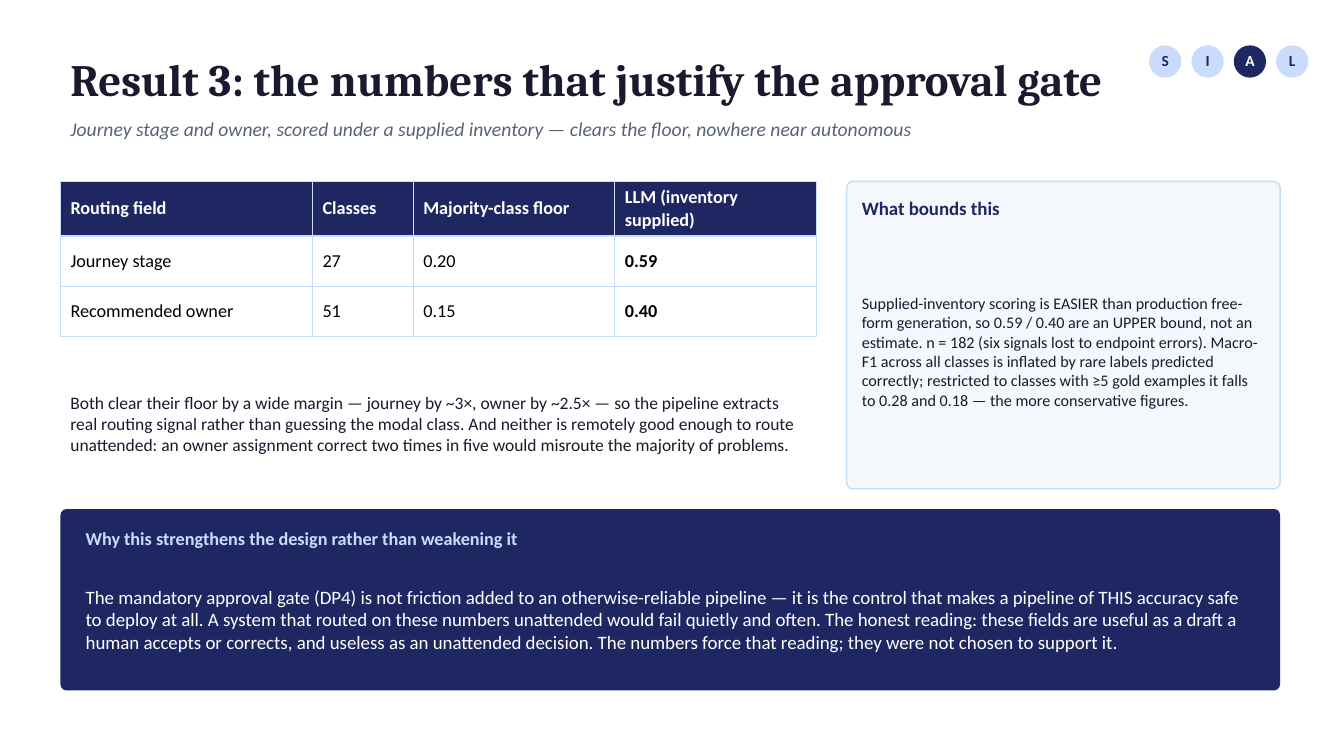
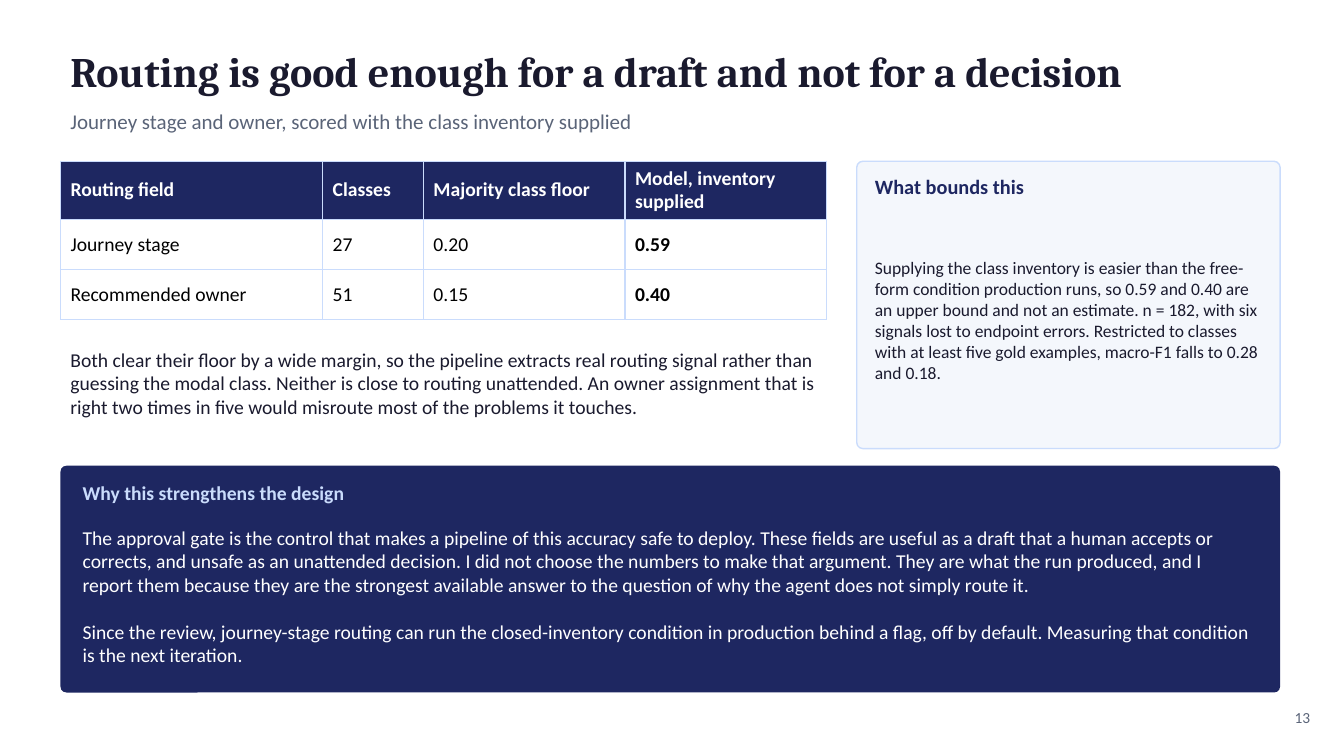
Before and after one commit to fogu13/CLARA, a slide deck: slide 13 of thesis/defense/defense_deck.pptx (slide 15 before the commit). Drawn at 1344x756 pixels with LibreOffice and Linux fonts; fonts in the diff are those of the drawing. Boxes give left, top, right and bottom in pixels: in the first picture for what was removed or moved away, otherwise in the second. Text is boxed around its words. In the diff, an @@ line names an element or a change of style, - is before the commit and + after.

```diff
--- a/thesis/defense/defense_deck.pptx
+++ b/thesis/defense/defense_deck.pptx
@@ text added at [70, 57, 1121, 97], 30 pt, text #1A1A2E, bold @@
+Routing is good enough for a draft and not for a decision
@@ ellipse removed at [1149, 45, 1182, 78] @@
@@ text removed at [1162, 56, 1169, 66] @@
-S
@@ ellipse removed at [1192, 45, 1224, 78] @@
@@ text removed at [1206, 56, 1210, 66] @@
-I
@@ ellipse removed at [1234, 45, 1266, 78] @@
@@ text removed at [1245, 56, 1254, 66] @@
-A
@@ ellipse removed at [1276, 45, 1309, 78] @@
@@ text removed at [1289, 56, 1295, 66] @@
-L
@@ text removed at [70, 64, 1102, 106] @@
-Result 3: the numbers that justify the approval gate
@@ text at [70, 114, 631, 133]: text changed; size 14 to 15 pt; italic off @@
-Journey stage and owner, scored under a supplied inventory — clears the floor, nowhere near autonomous
+Journey stage and owner, scored with the class inventory supplied
@@ table at [60, 161, 827, 305] @@
-row 1, column 3: Majority-class floor
+row 1, column 3: Majority class floor
-row 1, column 4: LLM (inventory supplied)
+row 1, column 4: Model, inventory supplied
@@ size 13 to 14 pt in "Routing field", "Classes", "Journey stage", "27" and 6 more places @@
@@ table: place and size @@
-table at [60, 181, 817, 321]
+table at [60, 161, 827, 305]
@@ rounded rectangle at [857, 161, 1280, 449]: proportions changed @@
@@ rounded rectangle: place and size @@
-rounded rectangle at [847, 181, 1280, 489]
+rounded rectangle at [857, 161, 1280, 449]
@@ text "What bounds this": place and size @@
-text "What bounds this" at [862, 201, 1000, 215]
+text "What bounds this" at [875, 179, 1024, 194]
@@ text "What bounds this" at [875, 179, 1024, 194]: size 13.5 to 14.5 pt @@
@@ text at [875, 262, 1258, 379]: text changed; size 11.5 to 12.5 pt @@
-Supplied-inventory scoring is EASIER than production free-form generation, so 0.59 / 0.40 are an UPPER bound, not an estimate. n = 182 (six signals lost to endpoint errors). Macro-F1 across all classes is inflated by rare labels predicted correctly; restricted to classes with ≥5 gold examples it falls to 0.28 and 0.18 — the more conservative figures.
+Supplying the class inventory is easier than the free-form condition production runs, so 0.59 and 0.40 are an upper bound and not an estimate. n = 182, with six signals lost to endpoint errors. Restricted to classes with at least five gold examples, macro-F1 falls to 0.28 and 0.18.
@@ text at [70, 353, 814, 418]: text changed; size 12.5 to 14 pt @@
-Both clear their floor by a wide margin — journey by ~3×, owner by ~2.5× — so the pipeline extracts real routing signal rather than guessing the modal class. And neither is remotely good enough to route unattended: an owner assignment correct two times in five would misroute the majority of problems.
+Both clear their floor by a wide margin, so the pipeline extracts real routing signal rather than guessing the modal class. Neither is close to routing unattended. An owner assignment that is right two times in five would misroute most of the problems it touches.
@@ rounded rectangle: place and size @@
-rounded rectangle at [60, 509, 1280, 691]
+rounded rectangle at [60, 466, 1280, 693]
@@ rounded rectangle at [60, 466, 1280, 693]: proportions changed @@
@@ text at [83, 486, 344, 504]: text changed; size 13 to 14 pt @@
-Why this strengthens the design rather than weakening it
+Why this strengthens the design
@@ text at [83, 531, 1248, 662]: text changed; size 13.5 to 14 pt @@
-The mandatory approval gate (DP4) is not friction added to an otherwise-reliable pipeline — it is the control that makes a pipeline of THIS accuracy safe to deploy at all. A system that routed on these numbers unattended would fail quietly and often. The honest reading: these fields are useful as a draft a human accepts or corrects, and useless as an unattended decision. The numbers force that reading; they were not chosen to support it.
+The approval gate is the control that makes a pipeline of this accuracy safe to deploy. These fields are useful as a draft that a human accepts or corrects, and unsafe as an unattended decision. I did not choose the numbers to make that argument. They are what the run produced, and I report them because they are the strongest available answer to the question of why the agent does not simply route it.
+Since the review, journey-stage routing can run the closed-inventory condition in production behind a flag, off by default. Measuring that condition is the next iteration.
@@ text added at [1295, 713, 1311, 723], 11 pt, text #5A6478 @@
+13
```
Also in this commit, not shown: 8 other slides changed, 16 slides added, 11 slides removed, 7 other files.
